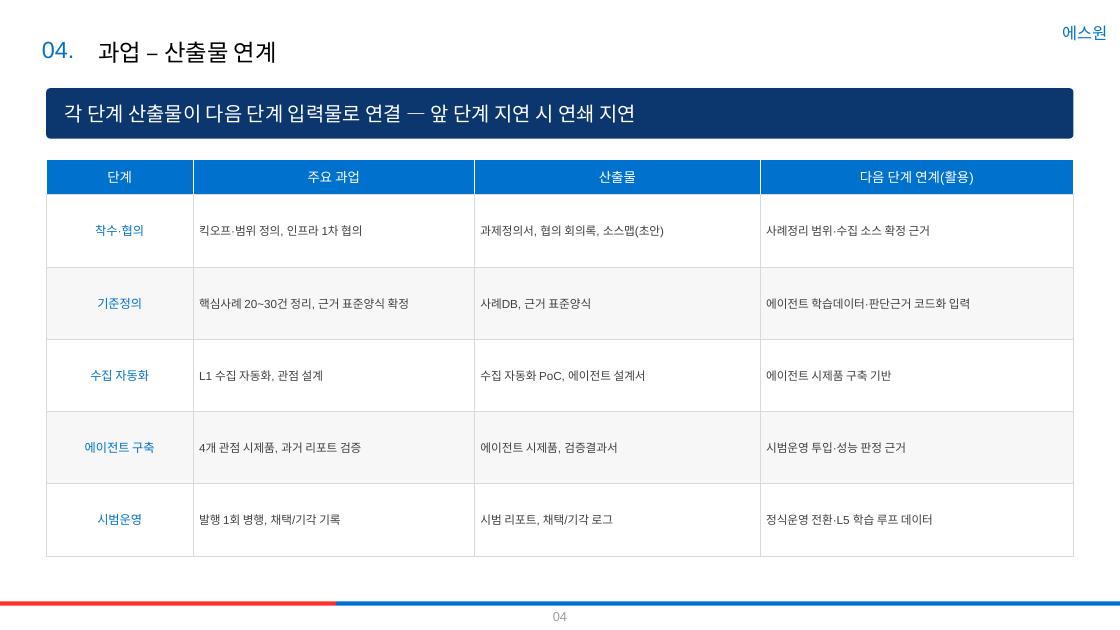
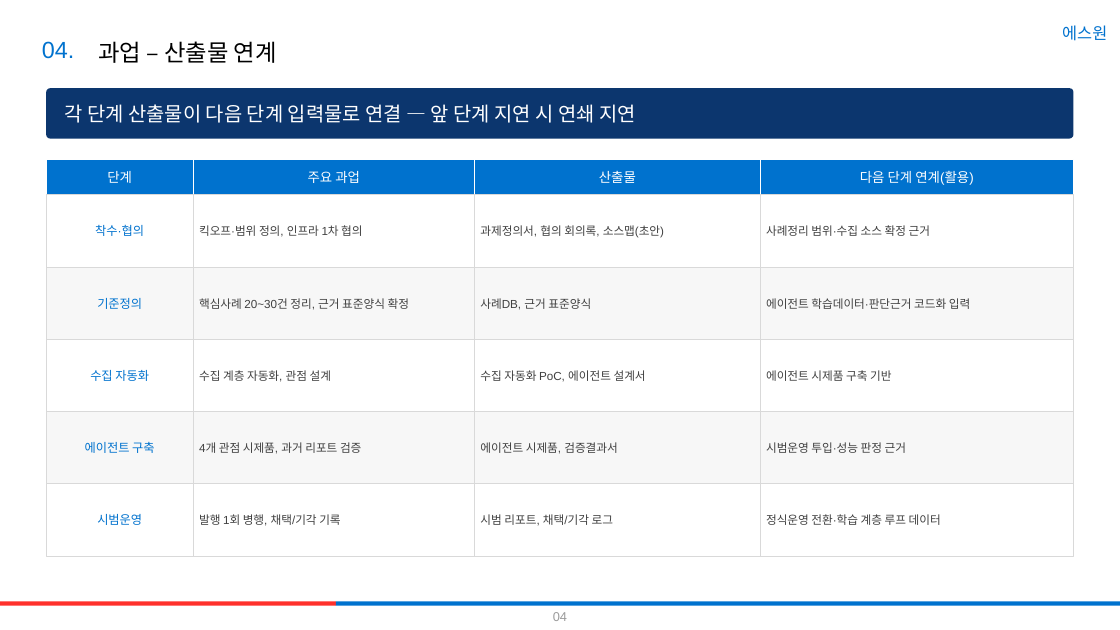
Before and after one commit to midoseo/E2E, a slide deck: slide 5 of 마켓센싱_리포트_AI전환_추진계획_에스원양식.pptx. Drawn at 1120x630 pixels with LibreOffice and Linux fonts; fonts in the diff are those of the drawing. Boxes give left, top, right and bottom in pixels: in the first picture for what was removed or moved away, otherwise in the second. Text is boxed around its words. In the diff, an @@ line names an element or a change of style, - is before the commit and + after.

Commit message:
용어 정합: AI 아키텍처 계층에서 L# 제거(이름/①~⑤로), 'L1~L6'은 회사 ERP 프로세스 전용화
- 과제정의서: 5계층 표 L1~L5→①~⑤, 본문 계층명으로
- 기획팀/추진계획 pptx: 계층 라벨 (L#) 제거
- 통합본: '정보수집(L1) 통합'→'정보수집 계층 통합' 개명, '수집자동화 설계(초안)' 시트 추가
- 구 (L1) 통합본 _archive 이동

```diff
--- a/마켓센싱_리포트_AI전환_추진계획_에스원양식.pptx
+++ b/마켓센싱_리포트_AI전환_추진계획_에스원양식.pptx
@@ text at (199, 370, 331, 382): text changed @@
-L1 수집 자동화, 관점 설계
+수집 계층 자동화, 관점 설계
@@ text at (766, 514, 941, 525): text changed @@
-정식운영 전환·L5 학습 루프 데이터
+정식운영 전환·학습 계층 루프 데이터
```
Also in this commit, not shown: 2 other slides changed, 4 other files.
